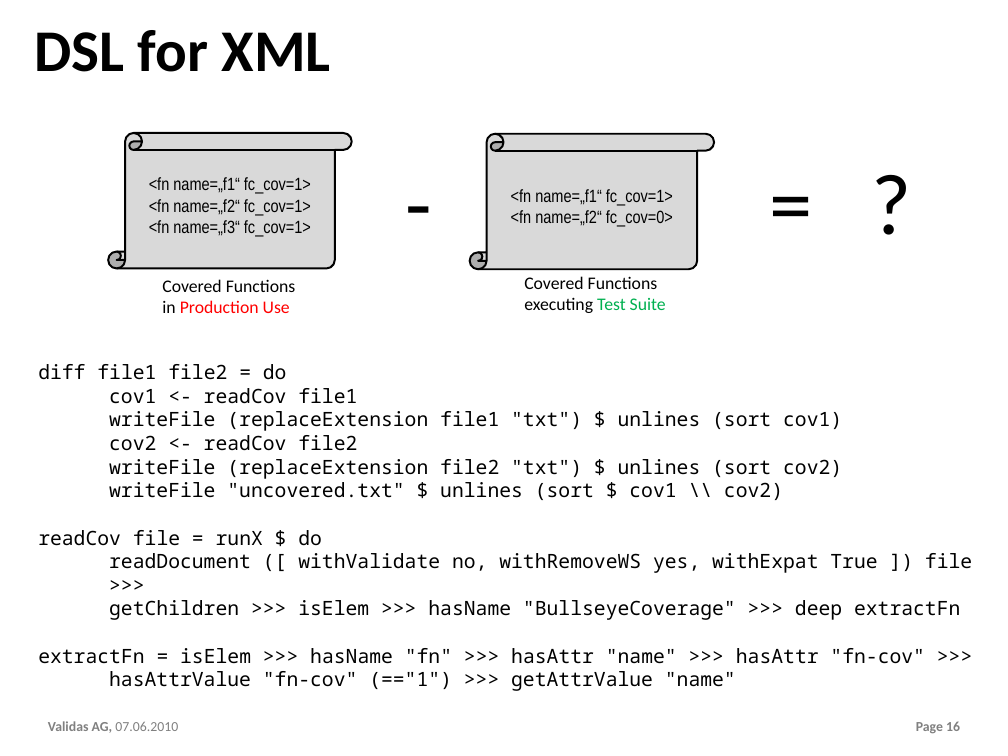
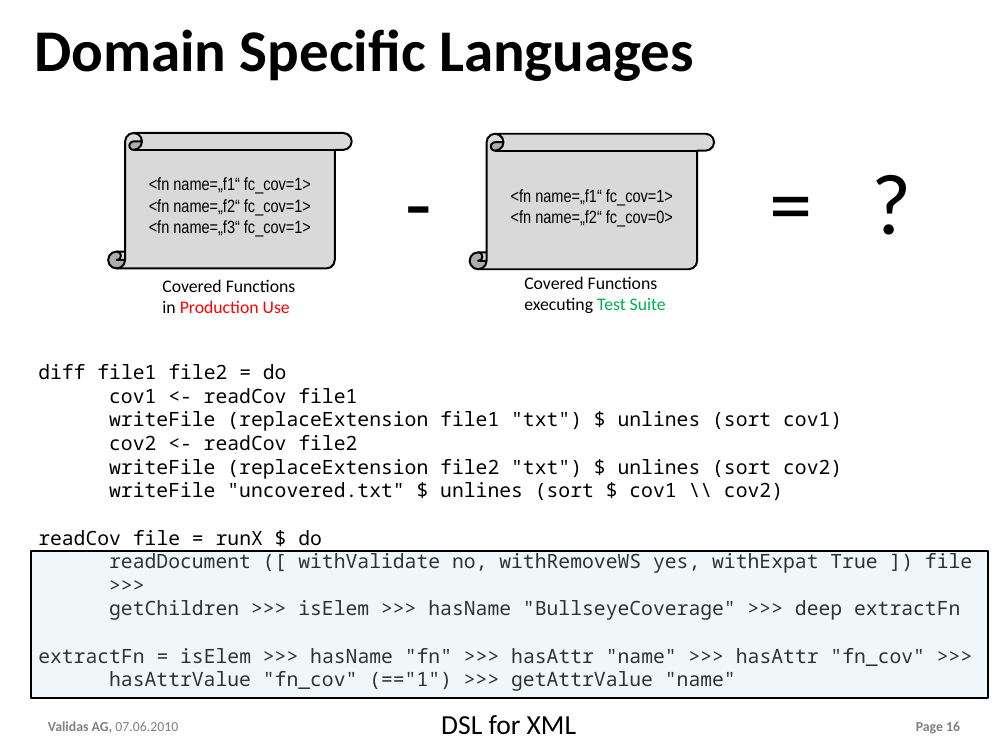
Before and after one commit to theoremprover/chess, a slide deck: slide 16 of ppt/Chess200.pptx. Drawn at 1008x756 pixels with LibreOffice and Linux fonts; fonts in the diff are those of the drawing; background and template pictures are left out. Boxes give left, top, right and bottom in pixels: in the first picture for what was removed or moved away, otherwise in the second. Text is boxed around its words. In the diff, an @@ line names an element or a change of style, - is before the commit and + after.

```diff
--- a/ppt/Chess200.pptx
+++ b/ppt/Chess200.pptx
@@ title at bbox=[34, 29, 694, 81]: text changed @@
-DSL for XML
+Domain Specific Languages
@@ rectangle added at bbox=[31, 551, 988, 698], fill #BBE0E3 at 23% opacity, outline #000000 2 pt @@
@@ text at bbox=[38, 648, 925, 691]: text changed @@
-extractFn = isElem >>> hasName "fn" >>> hasAttr "name" >>> hasAttr "fn-cov" >>>
-hasAttrValue "fn-cov" (=="1") >>> getAttrValue "name"
+extractFn = isElem >>> hasName "fn" >>> hasAttr "name" >>> hasAttr "fn_cov" >>>
+hasAttrValue "fn_cov" (=="1") >>> getAttrValue "name"
@@ text added at bbox=[441, 715, 576, 735], 28 pt, text #000000 @@
+DSL for XML
```
Also in this commit, not shown: 5 other slides changed.
